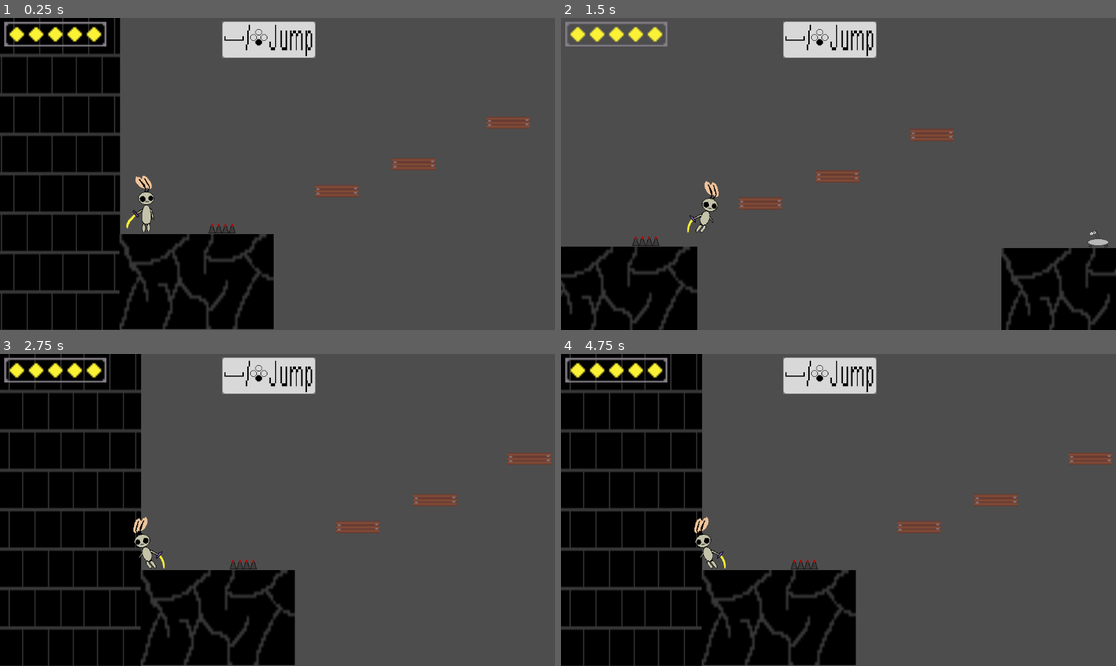
Above: before the commit, frames 1-4 (two rows, left to right).
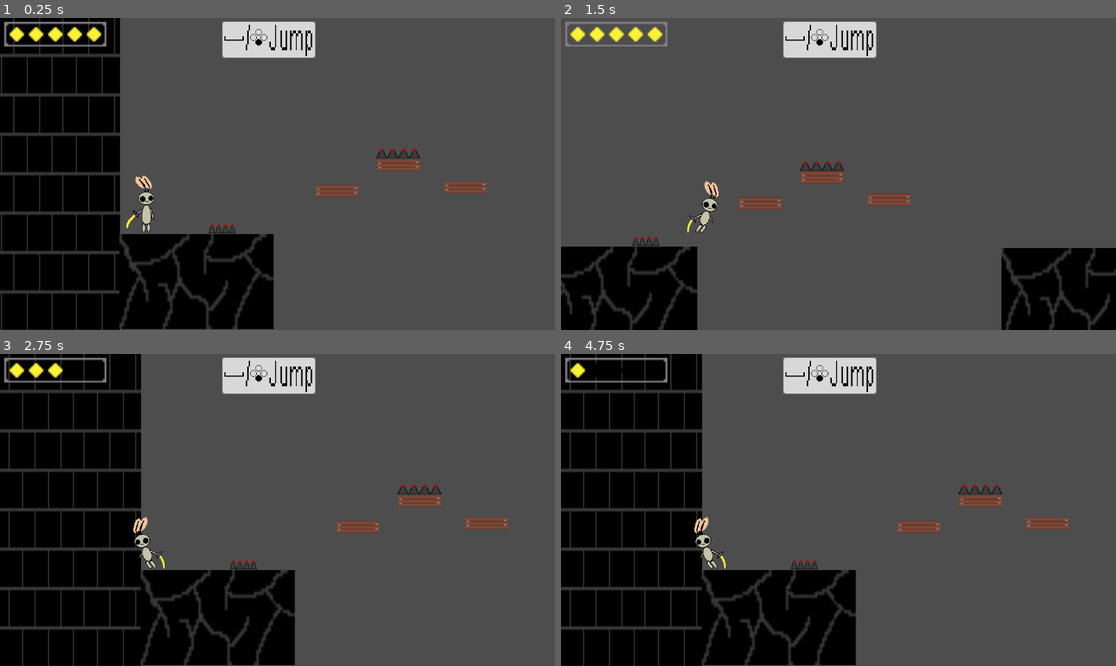
Above: after the commit, the same moments.

Repository: Jacob-Hawksley/Blade-Of-Light
Game: Godot game, scene res://node_2d.tscn
The game is run twice, just before and just after one commit, with the same random seed, the same clock (stepped at 60 frames per second) and the same inputs.
Inputs:
- Up to frame 1 (0.25 s): no input
- Up to frame 2 (1.5 s): tap Enter (ui_accept) at 0.5, 0.77 s; hold Right (ui_right) from 0.53 s (still down)
- Up to frame 3 (2.75 s): tap Enter (ui_accept) at 1.52 s; release Right (ui_right) at 2.03 s; hold Left (ui_left) from 2.03 s (still down)
- Up to frame 4 (4.75 s): tap Enter (ui_accept) at 2.75, 3.02, 3.77, 4.52 s; release Left (ui_left) at 2.78 s; hold Right (ui_right) 2.78-4.28 s; hold Left (ui_left) from 4.28 s (still down)

The runs differ from the first frame. In frame 1, 0.9% of the frame differs, in the area x 67-96%, y 31-57%; in frame 2, 1.0%; in frame 3, 1.1%; in frame 4, 1.3%, in the area x 5-100%, y 2-57%.

Commit message:
Added a heart some platforming challenges and fixed some bugs

Diff:
--- a/character_body_2d.gd
+++ b/character_body_2d.gd
@@ -87,7 +87,7 @@
 		busy = 0
 
 
-	if Global.hp == 0:
+	if Global.hp <= 0:
 		position.x = -500
 		position.y = 8
 		Global.hp = 5
@@ -105,4 +105,15 @@
 
 
 func _on_area_2d_area_entered(area: Area2D) -> void:
-	Global.hp = 0
+	Global.hp -= 1
+	position.y = 8
+	position.x = -500
+
+
+
+
+
+
+
+func _on_heartbox_area_entered(area: Area2D) -> void:
+	Global.hp = 5
--- a/character_body_2d_2.gd
+++ b/character_body_2d_2.gd
@@ -16,16 +16,38 @@
 func _ready() -> void:
 	while true:
 		if cd == 0 and attacking == false and poisebar.value < 100:
+			sprite.play('default')
 			var choice = randi() % 2
 			if choice == 0:
+				cd = 1
+				for i in range(40):
+					position.x += 2.5
+					await get_tree().create_timer(0.05).timeout
+				for i in range(40):
+					position.x -= 2.5
+					await get_tree().create_timer(0.05).timeout
+				cd = 0
+			elif choice == 1:
+				cd = 1
 				for i in range(10):
-					position.x += 5
-					await get_tree().create_timer(0.1).timeout
+					position.y -= 2.5
+					position.x += 2.5
+					await get_tree().create_timer(0.05).timeout
 				for i in range(10):
-					position.x -= 5
-					await get_tree().create_timer(0.1).timeout
-
-
+					position.y += 2.5
+					position.x += 2.5
+					await get_tree().create_timer(0.05).timeout
+				await get_tree().create_timer(0.3).timeout
+				for i in range(10):
+					position.y -= 2.5
+					position.x -= 2.5
+					await get_tree().create_timer(0.05).timeout
+				for i in range(10):
+					position.y += 2.5
+					position.x -= 2.5
+					await get_tree().create_timer(0.05).timeout
+				await get_tree().create_timer(0.4).timeout
+				cd = 0
 
 		await get_tree().create_timer(0.01).timeout
 
@@ -54,7 +76,7 @@
 		sprite.play('default')
 	if (position.x - 200) < Global.player.x and Global.player.x < (position.x + 200) and attacking == false and cd == 0 and poisebar.value < 100:
 		attacking = true
-		await get_tree().create_timer(randfn(2,1)).timeout
+		await get_tree().create_timer(randfn(1,0.75)).timeout
 		cd = 1
 		sprite.play('spin')
 		Global.currentattack = "spin"
@@ -67,6 +89,7 @@
 	if Global.player == null:
 		return
 	if Global.ravenhit == true:
+		poisetimer = 20
 		if iframe == 0:
 			if poisebar.value >= 100:
 				ravenhp -= 20
@@ -82,7 +105,7 @@
 			iframe = 0
 	bar.value = ravenhp
 
-	if poisetimer > 0 and poiseinterval == 0:
+	if poiseinterval == 0:
 		poiseinterval = 1
 		poisecd = 1
 		await get_tree().create_timer(0.1).timeout
@@ -90,15 +113,15 @@
 		poiseinterval = 0
 		poisetimerdetector = 0
 
-	if poisetimer == 0 and poisetimerdetector == 0:
+	if poisetimer <= 0 and poisetimerdetector == 0:
 		poisecd = 0
 		poisetimerdetector = 1
 
 	if poisebar.value < 100 and poisebar.value > 0 and poisecd == 0:
 		poisecd = 1
-		poisebar.value -= 1
+		poisebar.value -= 5
 		await get_tree().create_timer(0.15).timeout
-		poisecd = 0
+
 
 
 	if poisebar.value >= 100:
--- /dev/null
+++ b/heartbox.gd
@@ -0,0 +1 @@
+extends Area2D
--- a/hints.gd
+++ b/hints.gd
@@ -5,9 +5,11 @@
 func _ready() -> void:
 	play('none')
 	play('jump')
-	await get_tree().create_timer(8).timeout
+	await get_tree().create_timer(6).timeout
 	play('attack')
-	await get_tree().create_timer(8).timeout
+	await get_tree().create_timer(6).timeout
+	play('parry')
+	await get_tree().create_timer(6).timeout
 	play('none')
 
 
--- a/node_2d.tscn
+++ b/node_2d.tscn
@@ -22,30 +22,33 @@
 [ext_resource type="Texture2D" uid="uid://futqjnrvecnf" path="res://Slash4.png" id="10_bjha6"]
 [ext_resource type="Texture2D" uid="uid://dhbadn5ea3qkt" path="res://hp4.png" id="10_vepni"]
 [ext_resource type="Texture2D" uid="uid://dog1n8cqx5qgn" path="res://Slash5.png" id="11_gt76g"]
-[ext_resource type="Script" path="res://sprite2d.gd" id="11_kq1c5"]
-[ext_resource type="Script" path="res://character_body_2d_2.gd" id="14_d2bti"]
+[ext_resource type="Script" uid="uid://dorqab5dwt6rb" path="res://sprite2d.gd" id="11_kq1c5"]
+[ext_resource type="Script" uid="uid://dy5qhyq0684o8" path="res://character_body_2d_2.gd" id="14_d2bti"]
 [ext_resource type="Texture2D" uid="uid://bffe3ogeo2245" path="res://Enemies/Raven.png" id="15_ta5nu"]
 [ext_resource type="Texture2D" uid="uid://grvnvcqk786u" path="res://Background/Grass-Floor.png" id="17_flf07"]
-[ext_resource type="Script" path="res://rslash.gd" id="18_2nhjh"]
-[ext_resource type="Script" path="res://lslash.gd" id="19_bjha6"]
+[ext_resource type="Script" uid="uid://c0v5dd78730r3" path="res://rslash.gd" id="18_2nhjh"]
+[ext_resource type="Script" uid="uid://cwo6o2t8clscj" path="res://lslash.gd" id="19_bjha6"]
 [ext_resource type="Texture2D" uid="uid://y10m8ynmps5j" path="res://Raven-spin1.png" id="21_2u7jv"]
 [ext_resource type="Texture2D" uid="uid://cueanrstrnrgj" path="res://Attackhint.png" id="21_igpbv"]
 [ext_resource type="Texture2D" uid="uid://c52pw28qq887c" path="res://Raven-spin2.png" id="22_24dk6"]
 [ext_resource type="Texture2D" uid="uid://ddsg85i54ic7i" path="res://Jumphint.png" id="22_vsus8"]
 [ext_resource type="Texture2D" uid="uid://bk18txpcgjgpo" path="res://blank.png" id="23_5xluj"]
 [ext_resource type="Texture2D" uid="uid://dkfo1dlrsyour" path="res://Raven-spin3.png" id="23_mryly"]
-[ext_resource type="Script" path="res://area_2d.gd" id="24_bjha6"]
-[ext_resource type="Script" path="res://animated_sprite_2d2.gd" id="24_kq1c5"]
-[ext_resource type="Script" path="res://hints.gd" id="24_ylitj"]
+[ext_resource type="Script" uid="uid://b317083l2iqcd" path="res://area_2d.gd" id="24_bjha6"]
+[ext_resource type="Script" uid="uid://cyp4d5b7c866i" path="res://animated_sprite_2d2.gd" id="24_kq1c5"]
+[ext_resource type="Texture2D" uid="uid://d3mvgo7rduosc" path="res://Parryhint.png" id="24_xfyss"]
+[ext_resource type="Script" uid="uid://bdj0qrn66dsod" path="res://hints.gd" id="24_ylitj"]
 [ext_resource type="Texture2D" uid="uid://dxxds50ngf1hm" path="res://raven-down.png" id="25_6ip5v"]
-[ext_resource type="Script" path="res://hp.gd" id="25_gt76g"]
+[ext_resource type="Script" uid="uid://dc0edk327vrl7" path="res://hp.gd" id="25_gt76g"]
 [ext_resource type="Texture2D" uid="uid://b2eaofidshfqj" path="res://Enemies/Raven-jump.png" id="26_3rgeb"]
-[ext_resource type="Script" path="res://rspin.gd" id="27_mryly"]
-[ext_resource type="Script" path="res://lspin.gd" id="28_kq1c5"]
+[ext_resource type="Script" uid="uid://df2lqmwirnhfs" path="res://rspin.gd" id="27_mryly"]
+[ext_resource type="Script" uid="uid://batndqe23vaob" path="res://lspin.gd" id="28_kq1c5"]
 [ext_resource type="Texture2D" uid="uid://dcbqhh5lhqyq6" path="res://Enemies/Tonn Left.png" id="35_mlmnt"]
 [ext_resource type="Texture2D" uid="uid://8lhdlyjlf18m" path="res://Enemies/Tonn Right.png" id="36_mv3e0"]
-[ext_resource type="Script" path="res://tonn.gd" id="37_8buk7"]
 [ext_resource type="Texture2D" uid="uid://bccg7vpvpsctj" path="res://spikes.png" id="39_c21p0"]
+[ext_resource type="Script" uid="uid://dqktr8ffdqyn0" path="res://tonn_3.gd" id="43_qilgh"]
+[ext_resource type="Texture2D" uid="uid://upe17x0a7c3y" path="res://heart.png" id="48_qilgh"]
+[ext_resource type="Script" uid="uid://2attmnutt4g" path="res://heartbox.gd" id="49_4qosj"]
 
 [sub_resource type="RectangleShape2D" id="RectangleShape2D_7ui8w"]
 size = Vector2(302, 650)
@@ -196,6 +199,14 @@
 "loop": true,
 "name": &"none",
 "speed": 5.0
+}, {
+"frames": [{
+"duration": 1.0,
+"texture": ExtResource("24_xfyss")
+}],
+"loop": true,
+"name": &"parry",
+"speed": 5.0
 }]
 
 [sub_resource type="CapsuleShape2D" id="CapsuleShape2D_gt76g"]
@@ -294,7 +305,7 @@
 }]
 
 [sub_resource type="CapsuleShape2D" id="CapsuleShape2D_w1vfq"]
-radius = 11.0
+radius = 14.2727
 height = 46.0
 
 [sub_resource type="RectangleShape2D" id="RectangleShape2D_flf07"]
@@ -313,7 +324,10 @@
 size = Vector2(5456, 49.5)
 
 [sub_resource type="RectangleShape2D" id="RectangleShape2D_sjy1l"]
-size = Vector2(52, 15)
+size = Vector2(50.2038, 14)
+
+[sub_resource type="RectangleShape2D" id="RectangleShape2D_cjlbh"]
+size = Vector2(43, 41)
 
 [node name="Node2D" type="Node2D"]
 position = Vector2(540, 298)
@@ -368,21 +382,21 @@
 [node name="Hints" type="AnimatedSprite2D" parent="Player/Camera2D"]
 position = Vector2(-18, -279)
 sprite_frames = SubResource("SpriteFrames_cdndp")
-animation = &"none"
+animation = &"parry"
 script = ExtResource("24_ylitj")
 
-[node name="Area2D" type="Area2D" parent="Player"]
+[node name="hitbox" type="Area2D" parent="Player"]
 collision_layer = 2
 collision_mask = 2
 
-[node name="Rslash" type="CollisionShape2D" parent="Player/Area2D"]
+[node name="Rslash" type="CollisionShape2D" parent="Player/hitbox"]
 position = Vector2(50, -8)
 rotation = 1.5708
 shape = SubResource("CapsuleShape2D_gt76g")
 disabled = true
 script = ExtResource("18_2nhjh")
 
-[node name="Lslash" type="CollisionShape2D" parent="Player/Area2D"]
+[node name="Lslash" type="CollisionShape2D" parent="Player/hitbox"]
 position = Vector2(-28, -6)
 rotation = 1.5708
 shape = SubResource("CapsuleShape2D_1fr6y")
@@ -463,16 +477,17 @@
 
 [node name="Enemies" type="Node" parent="."]
 
-[node name="Tonn" type="AnimatedSprite2D" parent="Enemies"]
-position = Vector2(1223, 471)
+[node name="Tonn3" type="AnimatedSprite2D" parent="Enemies"]
+position = Vector2(1858, 464)
+scale = Vector2(1.34616, 1.22222)
 sprite_frames = SubResource("SpriteFrames_5o3db")
 animation = &"left"
-script = ExtResource("37_8buk7")
-
-[node name="Area2D" type="Area2D" parent="Enemies/Tonn"]
+script = ExtResource("43_qilgh")
+
+[node name="Area2D" type="Area2D" parent="Enemies/Tonn3"]
 collision_layer = 6
 
-[node name="CollisionShape2D" type="CollisionShape2D" parent="Enemies/Tonn/Area2D"]
+[node name="CollisionShape2D" type="CollisionShape2D" parent="Enemies/Tonn3/Area2D"]
 position = Vector2(0, 7)
 rotation = 1.5708
 shape = SubResource("CapsuleShape2D_w1vfq")
@@ -526,13 +541,23 @@
 shape = SubResource("RectangleShape2D_4wqqe")
 
 [node name="Platform3" type="Sprite2D" parent="Terrain"]
-position = Vector2(808, 255)
+position = Vector2(719, 389)
 scale = Vector2(3, 1.5)
 texture = ExtResource("5_v0qa2")
 
 [node name="StaticBody2D" type="StaticBody2D" parent="Terrain/Platform3"]
 
 [node name="CollisionShape2D" type="CollisionShape2D" parent="Terrain/Platform3/StaticBody2D"]
+shape = SubResource("RectangleShape2D_smfaj")
+
+[node name="Platform5" type="Sprite2D" parent="Terrain"]
+position = Vector2(2039, 366)
+scale = Vector2(3, 1.5)
+texture = ExtResource("5_v0qa2")
+
+[node name="StaticBody2D" type="StaticBody2D" parent="Terrain/Platform5"]
+
+[node name="CollisionShape2D" type="CollisionShape2D" parent="Terrain/Platform5/StaticBody2D"]
 shape = SubResource("RectangleShape2D_smfaj")
 
 [node name="Platform2" type="Sprite2D" parent="Terrain"]
@@ -546,13 +571,23 @@
 shape = SubResource("RectangleShape2D_smfaj")
 
 [node name="Platform" type="Sprite2D" parent="Terrain"]
-position = Vector2(612, 341)
+position = Vector2(580, 343)
 scale = Vector2(3, 1.5)
 texture = ExtResource("5_v0qa2")
 
 [node name="StaticBody2D" type="StaticBody2D" parent="Terrain/Platform"]
 
 [node name="CollisionShape2D" type="CollisionShape2D" parent="Terrain/Platform/StaticBody2D"]
+shape = SubResource("RectangleShape2D_smfaj")
+
+[node name="Platform4" type="Sprite2D" parent="Terrain"]
+position = Vector2(1840, 342)
+scale = Vector2(3, 1.5)
+texture = ExtResource("5_v0qa2")
+
+[node name="StaticBody2D" type="StaticBody2D" parent="Terrain/Platform4"]
+
+[node name="CollisionShape2D" type="CollisionShape2D" parent="Terrain/Platform4/StaticBody2D"]
 shape = SubResource("RectangleShape2D_smfaj")
 
 [node name="Floor" type="Sprite2D" parent="Terrain"]
@@ -581,8 +616,21 @@
 collision_mask = 4
 
 [node name="CollisionShape2D" type="CollisionShape2D" parent="Terrain/Death barrier/Area2D"]
-position = Vector2(2431, 723.75)
+position = Vector2(2431, 739)
 shape = SubResource("RectangleShape2D_36wix")
+
+[node name="Spikes2" type="Sprite2D" parent="Terrain"]
+position = Vector2(579.5, 319)
+scale = Vector2(1.625, 1)
+texture = ExtResource("39_c21p0")
+
+[node name="Spikecollision" type="Area2D" parent="Terrain/Spikes2"]
+position = Vector2(0, 1)
+collision_layer = 4
+
+[node name="CollisionShape2D" type="CollisionShape2D" parent="Terrain/Spikes2/Spikecollision"]
+position = Vector2(0, 2)
+shape = SubResource("RectangleShape2D_sjy1l")
 
 [node name="Spikes" type="Sprite2D" parent="Terrain"]
 position = Vector2(214, 475)
@@ -596,15 +644,45 @@
 position = Vector2(0, 1.5)
 shape = SubResource("RectangleShape2D_sjy1l")
 
-[connection signal="animation_finished" from="Player/AnimatedSprite2D" to="Player/Area2D/Rslash" method="_on_animated_sprite_2d_animation_finished"]
-[connection signal="animation_finished" from="Player/AnimatedSprite2D" to="Player/Area2D/Lslash" method="_on_animated_sprite_2d_animation_finished"]
-[connection signal="area_entered" from="Player/Area2D" to="Enemies/Tonn" method="_on_area_2d_area_entered"]
+[node name="Spikes3" type="Sprite2D" parent="Terrain"]
+position = Vector2(1840.18, 366)
+rotation = 3.14159
+scale = Vector2(1.61343, 1)
+texture = ExtResource("39_c21p0")
+
+[node name="Spikecollision" type="Area2D" parent="Terrain/Spikes3"]
+position = Vector2(0, 1)
+collision_layer = 4
+
+[node name="CollisionShape2D" type="CollisionShape2D" parent="Terrain/Spikes3/Spikecollision"]
+position = Vector2(-0.200562, 1.5)
+shape = SubResource("RectangleShape2D_sjy1l")
+
+[node name="Heart" type="Sprite2D" parent="."]
+position = Vector2(1301, -2)
+texture = ExtResource("48_qilgh")
+
+[node name="heartbox" type="Area2D" parent="Heart"]
+collision_layer = 7
+collision_mask = 7
+script = ExtResource("49_4qosj")
+
+[node name="CollisionShape2D" type="CollisionShape2D" parent="Heart/heartbox"]
+position = Vector2(0.5, -0.5)
+shape = SubResource("RectangleShape2D_cjlbh")
+
+[connection signal="animation_finished" from="Player/AnimatedSprite2D" to="Player/hitbox/Rslash" method="_on_animated_sprite_2d_animation_finished"]
+[connection signal="animation_finished" from="Player/AnimatedSprite2D" to="Player/hitbox/Lslash" method="_on_animated_sprite_2d_animation_finished"]
+[connection signal="area_entered" from="Player/hitbox" to="Enemies/Tonn3" method="_on_area_2d_area_entered"]
 [connection signal="area_entered" from="Player/Hurtbox" to="Player" method="_on_hurtbox_area_entered"]
 [connection signal="area_entered" from="Player/Hurtbox" to="Raven/Area2D2/rspin" method="_on_hurtbox_area_entered"]
 [connection signal="area_entered" from="Player/Hurtbox" to="Raven/Area2D2/lspin" method="_on_hurtbox_area_entered"]
 [connection signal="animation_finished" from="Raven/AnimatedSprite2D" to="Raven/Area2D2/rspin" method="_on_animated_sprite_2d_animation_finished"]
 [connection signal="animation_finished" from="Raven/AnimatedSprite2D" to="Raven/Area2D2/lspin" method="_on_animated_sprite_2d_animation_finished"]
-[connection signal="area_entered" from="Raven/Area2D" to="Player/Area2D/Rslash" method="_on_area_2d_area_entered"]
-[connection signal="area_entered" from="Raven/Area2D" to="Player/Area2D/Lslash" method="_on_area_2d_area_entered"]
+[connection signal="area_entered" from="Raven/Area2D" to="Player/hitbox/Rslash" method="_on_area_2d_area_entered"]
+[connection signal="area_entered" from="Raven/Area2D" to="Player/hitbox/Lslash" method="_on_area_2d_area_entered"]
 [connection signal="area_entered" from="Terrain/Death barrier/Area2D" to="Player" method="_on_area_2d_area_entered"]
+[connection signal="area_entered" from="Terrain/Spikes2/Spikecollision" to="Player" method="_on_spikecollision_area_entered"]
 [connection signal="area_entered" from="Terrain/Spikes/Spikecollision" to="Player" method="_on_spikecollision_area_entered"]
+[connection signal="area_entered" from="Terrain/Spikes3/Spikecollision" to="Player" method="_on_spikecollision_area_entered"]
+[connection signal="area_entered" from="Heart/heartbox" to="Player" method="_on_heartbox_area_entered"]
--- a/project.godot
+++ b/project.godot
@@ -12,7 +12,7 @@
 
 config/name="Blade Of Light"
 run/main_scene="res://node_2d.tscn"
-config/features=PackedStringArray("4.3", "GL Compatibility")
+config/features=PackedStringArray("4.4", "GL Compatibility")
 config/icon="res://icon.svg"
 
 [autoload]
--- a/Jumphint.png.import
+++ b/tonn_2.gd
@@ -1,34 +1,27 @@
-[remap]
+extends AnimatedSprite2D
 
-importer="texture"
-type="CompressedTexture2D"
-uid="uid://ddsg85i54ic7i"
-path="res://.godot/imported/Jumphint.png-4bf3654b6f76d12edc5f13e7ea8c1287.ctex"
-metadata={
-"vram_texture": false
-}
+# Called when the node enters the scene tree for the first time.
+func _ready() -> void:
+	flip_v = false
+	while true:
+		play("left")
+		for i in range(10):
+			position.x -= 7
+			await get_tree().create_timer(0.1).timeout
+		await get_tree().create_timer(0.6).timeout
+		play("right")
+		for i in range(10):
+			position.x += 7
+			await get_tree().create_timer(0.1).timeout
+		await get_tree().create_timer(0.6).timeout
 
-[deps]
 
-source_file="res://Jumphint.png"
-dest_files=["res://.godot/imported/Jumphint.png-4bf3654b6f76d12edc5f13e7ea8c1287.ctex"]
+# Called every frame. 'delta' is the elapsed time since the previous frame.
+func _process(delta: float) -> void:
+	pass
 
-[params]
 
-compress/mode=0
-compress/high_quality=false
-compress/lossy_quality=0.7
-compress/hdr_compression=1
-compress/normal_map=0
-compress/channel_pack=0
-mipmaps/generate=false
-mipmaps/limit=-1
-roughness/mode=0
-roughness/src_normal=""
-process/fix_alpha_border=true
-process/premult_alpha=false
-process/normal_map_invert_y=false
-process/hdr_as_srgb=false
-process/hdr_clamp_exposure=false
-process/size_limit=0
-detect_3d/compress_to=1
+func _on_area_2d_area_entered(area: Area2D) -> void:
+	flip_v = true
+	await get_tree().create_timer(0.1).timeout
+	queue_free()
--- a/Platform.png.import
+++ b/tonn_3.gd
@@ -1,34 +1,27 @@
-[remap]
+extends AnimatedSprite2D
 
-importer="texture"
-type="CompressedTexture2D"
-uid="uid://dlhf28evjd2fb"
-path="res://.godot/imported/Platform.png-542605f8d0c23af6a571efe7214c2e6a.ctex"
-metadata={
-"vram_texture": false
-}
+# Called when the node enters the scene tree for the first time.
+func _ready() -> void:
+	flip_v = false
+	while true:
+		play("left")
+		for i in range(10):
+			position.x -= 7
+			await get_tree().create_timer(0.1).timeout
+		await get_tree().create_timer(0.6).timeout
+		play("right")
+		for i in range(10):
+			position.x += 7
+			await get_tree().create_timer(0.1).timeout
+		await get_tree().create_timer(0.6).timeout
 
-[deps]
 
-source_file="res://Platform.png"
-dest_files=["res://.godot/imported/Platform.png-542605f8d0c23af6a571efe7214c2e6a.ctex"]
+# Called every frame. 'delta' is the elapsed time since the previous frame.
+func _process(delta: float) -> void:
+	pass
 
-[params]
 
-compress/mode=0
-compress/high_quality=false
-compress/lossy_quality=0.7
-compress/hdr_compression=1
-compress/normal_map=0
-compress/channel_pack=0
-mipmaps/generate=false
-mipmaps/limit=-1
-roughness/mode=0
-roughness/src_normal=""
-process/fix_alpha_border=true
-process/premult_alpha=false
-process/normal_map_invert_y=false
-process/hdr_as_srgb=false
-process/hdr_clamp_exposure=false
-process/size_limit=0
-detect_3d/compress_to=1
+func _on_area_2d_area_entered(area: Area2D) -> void:
+	flip_v = true
+	await get_tree().create_timer(0.1).timeout
+	queue_free()
Binary file added: Parryhint.png
Not shown, added: Parryhint.png.import
Binary file added: heart.png
Not shown, added: heart.png.import
Not shown, added: heartbox.gd.uid
Not shown, added: hints.gd.uid
Not shown: 1 places in node_2d.tscn that only renumber resources
Not shown, added: tonn.gd.uid
Not shown, added: tonn_2.gd.uid
Not shown, added: tonn_3.gd.uid
